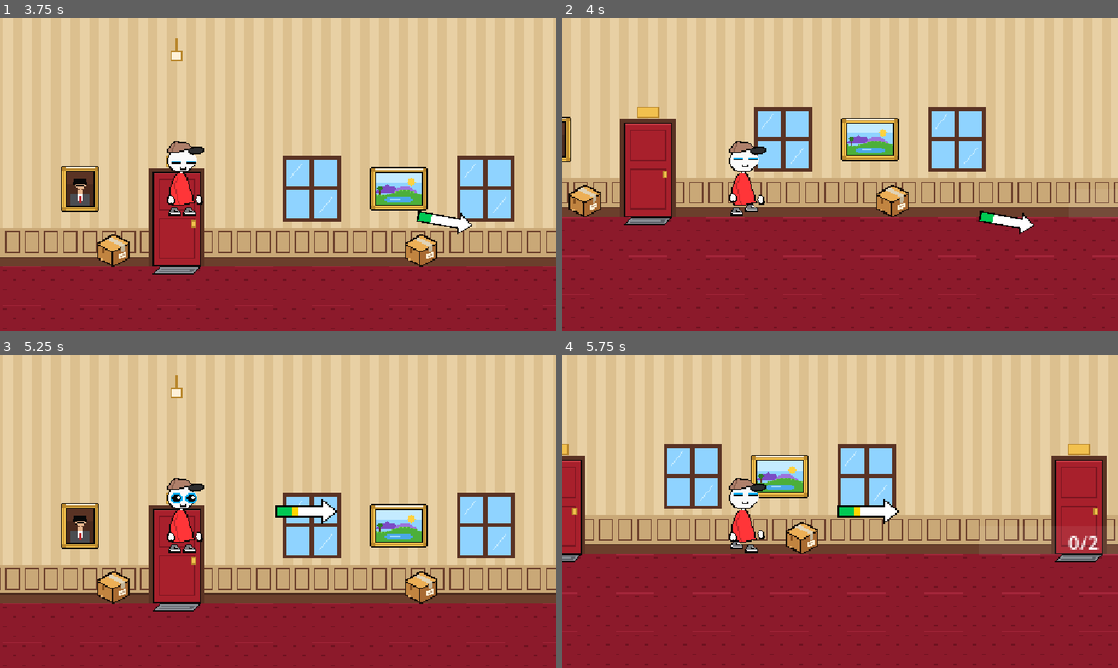
Above: before the commit, frames 1-4 (two rows, left to right).
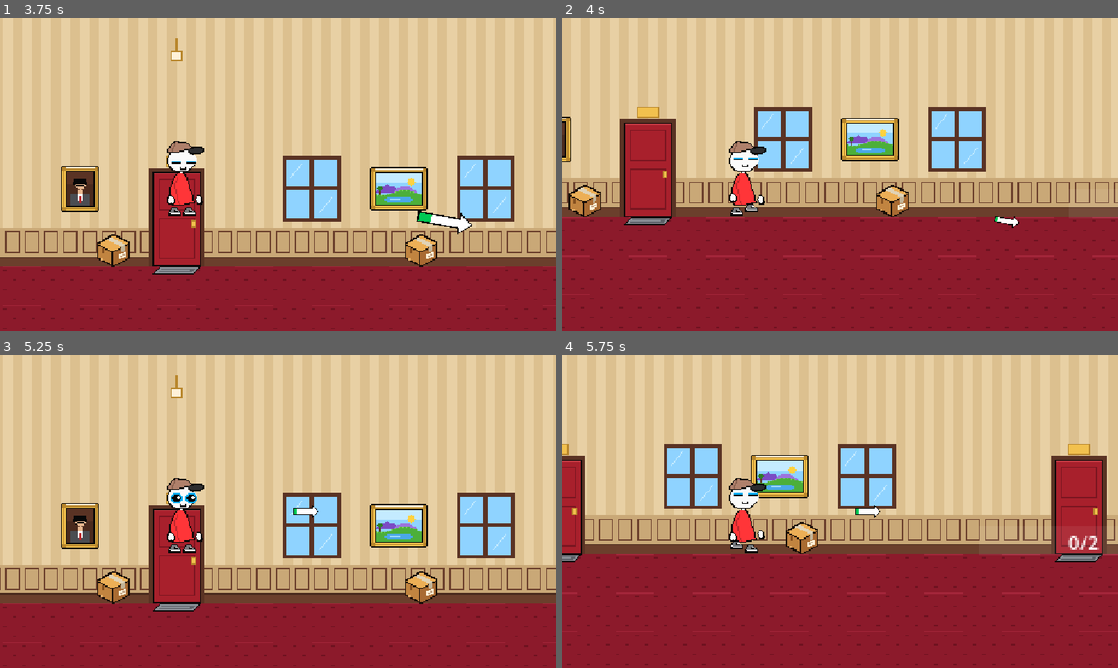
Above: after the commit, the same moments.

Repository: maximusf/handle-with-care
Game: Godot game, scene res://scenes/level_manager.tscn
Two runs of this game, one before a commit and one after it. Both use one fixed random seed, a clock stepped at 60 frames per second and the inputs below.
Inputs (mouse positions are in pixels of both pictures, inside the frame that each line leads up to):
- Up to frame 1 (3.75 s): move the mouse to (400, 158) at 0.52 s; press the mouse at (400, 158) at 0.53 s; hold D (move_right) 0.53-2.03 s; tap Space (jump) at 0.77, 1.52, 3.02 s; move the mouse to (166, 190) at 1.27 s; release the mouse at (166, 190) at 1.28 s; click (166, 190) at 1.35 s; move the mouse to (333, 105) at 2.02 s; press the mouse at (333, 105) at 2.03 s; hold A (move_left) 2.03-2.78 s; move the mouse to (250, 237) at 2.77 s; release the mouse at (250, 237) at 2.78 s; hold D (move_right) from 2.78 s (still down); click (250, 237) at 2.85 s; move the mouse to (444, 221) at 3.52 s; press the mouse at (444, 221) at 3.53 s
- Up to frame 2 (4 s): keep holding D (move_right); tap Space (jump) at 3.77 s
- Up to frame 3 (5.25 s): move the mouse to (111, 464) at 4.27 s; release D (move_right) at 4.28 s; release the mouse at (111, 464) at 4.28 s; hold A (move_left) 4.28-5.03 s; click (111, 464) at 4.35 s; tap Space (jump) at 4.52 s; move the mouse to (305, 511) at 5.02 s; press the mouse at (305, 511) at 5.03 s; hold D (move_right) from 5.03 s (still down)
- Up to frame 4 (5.75 s): keep holding D (move_right)

Frame 1 is identical in both runs. In frame 2, 0.3% of the frame differs, in the area x 74-85%, y 61-70%; in frame 3, 0.4%, in the area x 49-61%, y 46-54%; in frame 4, 0.4%.

Commit message:
Moved camera logic into it's own script, Player is still hardcoded

Diff:
--- a/scenes/level_manager.tscn
+++ b/scenes/level_manager.tscn
@@ -2,16 +2,18 @@
 
 [ext_resource type="Script" uid="uid://chxwtj777tqov" path="res://scripts/level_manager.gd" id="1_5eglo"]
 [ext_resource type="PackedScene" uid="uid://3voc4krq6q61" path="res://scenes/level_01_tutorial.tscn" id="2_lbe5n"]
+[ext_resource type="Script" uid="uid://c5526lmqhsl8p" path="res://scripts/camera_2d.gd" id="3_lbe5n"]
 
-[node name="Level_Manager" type="Node" unique_id=1278203149 node_paths=PackedStringArray("player")]
+[node name="Level_Manager" type="Node" unique_id=1278203149]
 script = ExtResource("1_5eglo")
-player = NodePath("Level01_Tutorial/Player")
 
 [node name="Level01_Tutorial" parent="." unique_id=1967683342 instance=ExtResource("2_lbe5n")]
 
-[node name="Camera2D" type="Camera2D" parent="." unique_id=1562498216]
+[node name="Camera2D" type="Camera2D" parent="." unique_id=1562498216 node_paths=PackedStringArray("player")]
 zoom = Vector2(2.5, 2.5)
 rotation_smoothing_enabled = true
+script = ExtResource("3_lbe5n")
+player = NodePath("../Level01_Tutorial/Player")
 
 [connection signal="kicked" from="Level01_Tutorial/Package" to="." method="_on_package_kicked"]
 [connection signal="landed" from="Level01_Tutorial/Package" to="." method="_on_package_landed"]
--- a/scenes/player.tscn
+++ b/scenes/player.tscn
@@ -199,7 +199,7 @@
 "duration": 1.0,
 "texture": SubResource("AtlasTexture_i4ail")
 }],
-"loop": 1,
+"loop": 0,
 "name": &"Body_Jumping",
 "speed": 5.0
 }, {
@@ -344,6 +344,7 @@
 radius = 23.086792
 
 [node name="Player" type="CharacterBody2D" unique_id=106568176]
+z_index = 1
 script = ExtResource("1_qhqgy")
 
 [node name="Visuals" type="Node2D" parent="." unique_id=1658725949]
@@ -360,10 +361,8 @@
 texture_filter = 1
 position = Vector2(2, 3)
 sprite_frames = SubResource("SpriteFrames_r71vu")
-animation = &"Body_Kicking"
+animation = &"Body_Walking"
 autoplay = "Body_Idle"
-frame = 5
-frame_progress = 1.0
 
 [node name="PowerArrow" type="AnimatedSprite2D" parent="Visuals" unique_id=1596827502]
 visible = false
--- /dev/null
+++ b/scripts/camera_2d.gd
@@ -0,0 +1,44 @@
+extends Camera2D
+
+@export var player: CharacterBody2D
+@onready var camera_2d: Camera2D = $"."
+var camera_target: Node2D = null
+var camera_offset_direction: int = 1
+
+# Called when the node enters the scene tree for the first time.
+func _ready() -> void:
+	set_camera_target(player)
+	for package in get_tree().get_nodes_in_group("packages"):
+		register_package(package)
+	pass # Replace with function body.
+
+
+# Called every frame. 'delta' is the elapsed time since the previous frame.
+func _process(delta: float) -> void:
+	if Input.is_action_just_pressed("move_left"):
+		camera_offset_direction = -1
+	if Input.is_action_just_pressed("move_right"):
+		camera_offset_direction = 1
+	if is_instance_valid(camera_target):
+		camera_2d.global_position = Vector2(camera_target.global_position.x + (camera_offset_direction * 80), camera_target.global_position.y)
+	else:
+		print("huhuhuh")
+	pass
+
+func set_camera_target(new_target: Node2D) -> void:
+	camera_target = new_target
+
+func register_package(package: RigidBody2D) -> void:
+	if not package.kicked.is_connected(_on_package_kicked):
+		package.kicked.connect(_on_package_kicked)
+
+	if not package.landed.is_connected(_on_package_landed):
+		package.landed.connect(_on_package_landed)
+
+func _on_package_kicked(kicked_package: Variant) -> void:
+	set_camera_target(kicked_package)
+	pass # Replace with function body.
+
+func _on_package_landed(kicked_package: Variant) -> void:
+	set_camera_target(player)
+	pass # Replace with function body.
--- a/scripts/level_manager.gd
+++ b/scripts/level_manager.gd
@@ -1,44 +1,9 @@
 extends Node
-
-@export var player: CharacterBody2D
-@onready var camera_2d: Camera2D = $Camera2D
-var camera_target: Node2D = null
-var camera_offset_direction: int = 1
 
 # Called when the node enters the scene tree for the first time.
 func _ready() -> void:
-	set_camera_target(player)
-	for package in get_tree().get_nodes_in_group("packages"):
-		register_package(package)
 	pass # Replace with function body.
-
 
 # Called every frame. 'delta' is the elapsed time since the previous frame.
 func _process(delta: float) -> void:
-	if Input.is_action_just_pressed("move_left"):
-		camera_offset_direction = -1
-	if Input.is_action_just_pressed("move_right"):
-		camera_offset_direction = 1
-	if is_instance_valid(camera_target):
-		camera_2d.global_position = Vector2(camera_target.global_position.x + (camera_offset_direction * 80), camera_target.global_position.y)
-	else:
-		print("huhuhuh")
 	pass
-
-func set_camera_target(new_target: Node2D) -> void:
-	camera_target = new_target
-
-func register_package(package: RigidBody2D) -> void:
-	if not package.kicked.is_connected(_on_package_kicked):
-		package.kicked.connect(_on_package_kicked)
-
-	if not package.landed.is_connected(_on_package_landed):
-		package.landed.connect(_on_package_landed)
-
-func _on_package_kicked(kicked_package: Variant) -> void:
-	set_camera_target(kicked_package)
-	pass # Replace with function body.
-
-func _on_package_landed(kicked_package: Variant) -> void:
-	set_camera_target(player)
-	pass # Replace with function body.
Not shown, added: scripts/camera_2d.gd.uid
